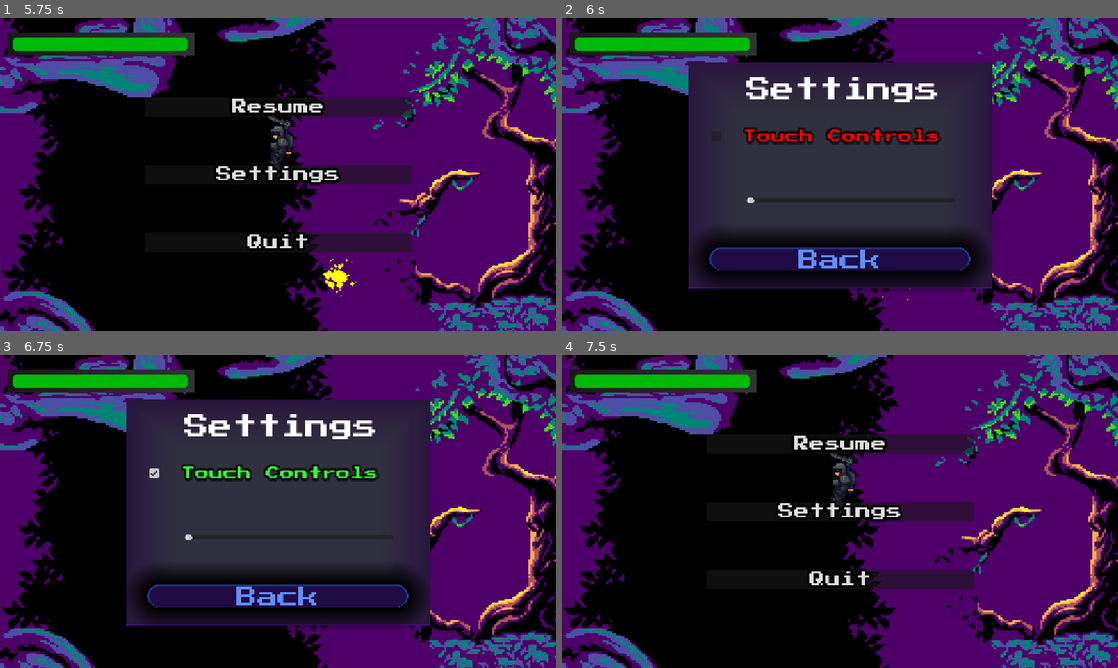
Above: before the commit, frames 1-4 (two rows, left to right).
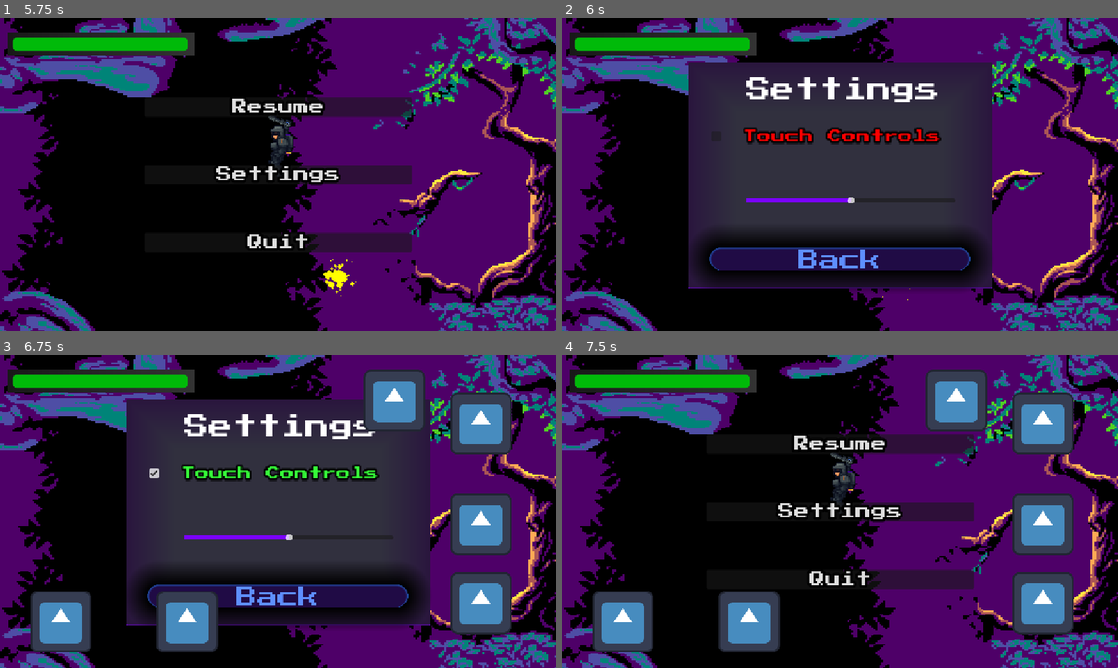
Above: after the commit, the same moments.

Repository: Afeef-ir/arcade01
Game: Godot game, scene res://scenes/core.tscn
Same seed, same stepped clock (60 frames per second), same inputs: the game is played once before the commit and once after it. The engine's default icon, where the game draws it, is replaced by a stand-in: a white triangle on a blue panel in a dark square.
Inputs (mouse positions are in pixels of both pictures, inside the frame that each line leads up to):
- Up to frame 1 (5.75 s): click "Start Game" at 0.5 s; click "Skip" at 1.25 s; tap Enter (Skip) at 2 s; move the mouse to (250, 237) at 2.02 s; hold Shift (fast) 2.03-2.78 s; hold D (move right) 2.03-3.53 s; tap Space (jump) at 2.27, 3.02, 4.52, 5.27 s; move the mouse to (444, 221) at 2.77 s; click (444, 221) at 2.85 s; move the mouse to (111, 127) at 3.52 s; hold Shift (fast) 3.53-4.28 s; hold A (move left) from 3.53 s (still down); move the mouse to (305, 174) at 4.27 s; click (305, 174) at 4.35 s; move the mouse to (194, 96) at 5.02 s; hold Shift (fast) from 5.03 s (still down); tap Escape (pause) at 5.65 s
- Up to frame 2 (6 s): release A (move left) at 5.75 s; release Shift (fast) at 5.75 s; click "Settings" at 5.75 s
- Up to frame 3 (6.75 s): click "Touch Controls" at 6.5 s
- Up to frame 4 (7.5 s): click "Back" at 7.25 s

Frame 1 is identical in both runs. In frame 2, 0.3% of the frame differs, in the area x 33-53%, y 57-60%; in frame 3, 13%, in the area x 5-92%, y 4-95%; in frame 4, 13%.

Commit message:
Added slider for master volume and cleanup of code

Diff:
--- a/scenes/core.tscn
+++ b/scenes/core.tscn
@@ -1,7 +1,14 @@
-[gd_scene load_steps=2 format=3 uid="uid://7e5vycgowgi3"]
+[gd_scene load_steps=3 format=3 uid="uid://7e5vycgowgi3"]
 
 [ext_resource type="Script" uid="uid://cjjcrgssghubq" path="res://scripts/core.gd" id="1_5634n"]
+[ext_resource type="AudioStream" uid="uid://d4j48ktjkiydy" path="res://sound/BGMusic.ogg" id="2_hlf4f"]
 
 [node name="Core" type="Node2D"]
 process_mode = 3
 script = ExtResource("1_5634n")
+
+[node name="BG_music" type="AudioStreamPlayer" parent="."]
+stream = ExtResource("2_hlf4f")
+volume_db = 1.0
+bus = &"BG"
+parameters/looping = true
--- a/scenes/pause_menu.gd
+++ b/scenes/pause_menu.gd
@@ -6,7 +6,7 @@
 var settings = load("res://scenes/settings.tscn").instantiate()
 
 signal back_to_menu
-signal enable_touch
+signal enable_or_disable_touch
 
 func _ready() -> void:
 	main_pause_menu.show()
@@ -56,5 +56,5 @@
 	main_pause_menu.show()
 
 func on_toggled():
-	emit_signal("enable_touch")
+	emit_signal("enable_or_disable_touch")
 	settings.save_settings()
--- a/scenes/settings.gd
+++ b/scenes/settings.gd
@@ -9,9 +9,10 @@
 var toggled : bool = false
 
 @onready var check_box: CheckBox = $Settings/CheckBox
-
+@onready var h_slider: HSlider = $Settings/HSlider
 
 func _ready() -> void:
+	h_slider.value= 50
 	toggled = false
 	load_settings()
 	check_box.set_pressed_no_signal(toggled)
@@ -21,6 +22,7 @@
 
 func save_settings():
 	config.set_value("button","toggled",toggled)
+	config.set_value("Audio","bg",h_slider.value)
 	config.save(SAVE_PATH)
 
 func load_settings():
@@ -28,12 +30,12 @@
 	if error != OK:
 		return
 	toggled = config.get_value("button", "toggled",false)
+	if h_slider != null:
+		h_slider.value = config.get_value("Audio","bg",1.0)
+
 
 
 func _on_check_box_toggled(toggled_on: bool) -> void:
 	toggled= toggled_on
 	save_settings()
-	if toggled == true:
-		touch_control_toggle.emit()
-	else:
-		touch_control_toggle.emit()
+	touch_control_toggle.emit()
--- a/scenes/settings.tscn
+++ b/scenes/settings.tscn
@@ -81,6 +81,12 @@
 corner_radius_top_right = 14
 corner_radius_bottom_right = 14
 corner_radius_bottom_left = 14
+
+[sub_resource type="StyleBoxFlat" id="StyleBoxFlat_4ppmf"]
+bg_color = Color(0.483334, 0, 1, 1)
+
+[sub_resource type="StyleBoxFlat" id="StyleBoxFlat_uhhto"]
+bg_color = Color(0.84, 0.84, 0.84, 1)
 
 [node name="Settings" type="AspectRatioContainer"]
 process_mode = 3
@@ -179,6 +185,9 @@
 offset_top = 278.0
 offset_right = 553.0
 offset_bottom = 294.0
+theme_override_styles/grabber_area = SubResource("StyleBoxFlat_4ppmf")
+theme_override_styles/grabber_area_highlight = SubResource("StyleBoxFlat_uhhto")
+value = 50.0
 
 [connection signal="pressed" from="Settings/Back" to="." method="_on_back_pressed"]
 [connection signal="toggled" from="Settings/CheckBox" to="." method="_on_check_box_toggled"]
--- a/scripts/core.gd
+++ b/scripts/core.gd
@@ -6,6 +6,7 @@
 var level_holder = load("res://Levels/level_holder.tscn").instantiate()
 var num = 1
 var touch_value : bool
+@onready var bg_music: AudioStreamPlayer = $BG_music
 
 
 
@@ -14,14 +15,16 @@
 	add_child(menu)
 	menu.connect("start_game", Callable(self,"on_menu_start_game"))
 	cut_scene.connect("cut_scene_finished", Callable(self,"on_cut_scene_finished"))
-
+	bg_music.play()
 
 func on_menu_start_game():
 	menu.visible = false
 	add_child(cut_scene)
+	bg_music.stop()
 
 
 func on_cut_scene_finished():
+	bg_music.play()
 	remove_child(cut_scene)
 	add_child(level_holder)
 	var pause_menu = get_node("Level_holder").get_node("CanvasLayer").get_node("pause_menu")
--- a/scripts/player.gd
+++ b/scripts/player.gd
@@ -77,7 +77,7 @@
 
 func _ready() -> void:
 	var pause_menu = get_parent().get_node("CanvasLayer").get_node("pause_menu")
-	pause_menu.connect("enable/disable_touch",Callable(self,"on_enable_or_disable_touch"))
+	pause_menu.connect("enable_or_disable_touch",Callable(self,"on_enable_or_disable_touch"))
 	var touch_btn = 0
 	while touch_btn < get_node("player_hud/TouchButtons").get_child_count():
 		var touch_node =touch_buttons.get_child(touch_btn)
Not shown: 1 places in scenes/settings.tscn that only renumber resources
